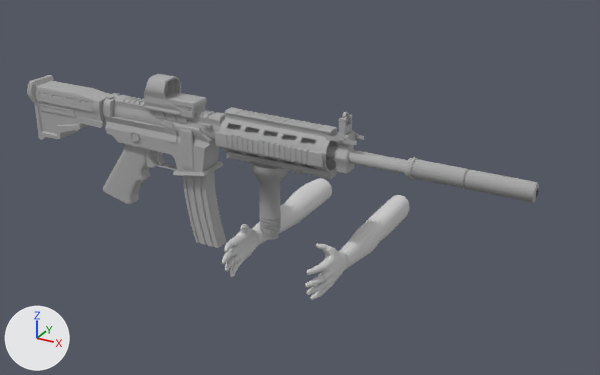
The FBX model Idea 1/FYP_IDEA1/Assets/Models/PlayerRifle.fbx: old version first, new version second.
Rendered twice from a camera (50 mm lens) standing at (0.0833, -0.1312, 0.0654) and looking at (0.0061, 0.0092, -0.0048). The axes (+X, +Y, +Z) are drawn at lower left. The lights are the same throughout. Where no turn or scale is listed for an object, it has been applied to the vertices.

Names of what the first picture shows: 'Arm_Mesh', 'Rifle'.
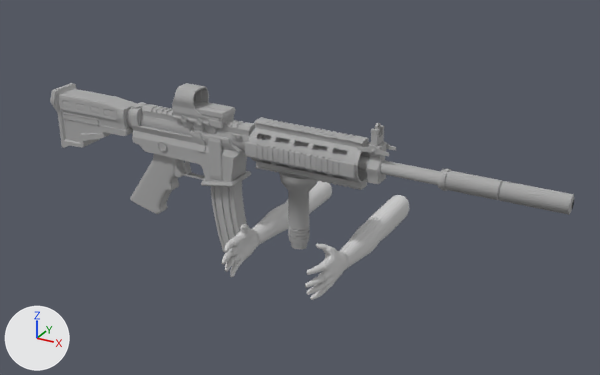
Edits to the bpy script that builds the scene:
```text
Add mat_handrail:
    mat_handrail = principled_material('HandRail')
    mat_handrail.base_color = (0.4, 0.4, 0.4)  # grey #aaaaaa
    mat_handrail.roughness = 0.896
Add mat_trigger:
    mat_trigger = principled_material('Trigger')
    mat_trigger.base_color = (0.4, 0.4, 0.4)  # grey #aaaaaa
    mat_trigger.roughness = 0.896
Add mat_iron_sights:
    mat_iron_sights = principled_material('Iron_Sights')
    mat_iron_sights.base_color = (0.4, 0.4, 0.4)  # grey #aaaaaa
    mat_iron_sights.roughness = 0.896
Add mat_barrel:
    mat_barrel = principled_material('barrel')
    mat_barrel.base_color = (0.4, 0.4, 0.4)  # grey #aaaaaa
    mat_barrel.roughness = 0.896
Add mat_scope:
    mat_scope = principled_material('Scope')
    mat_scope.base_color = (0.4, 0.4, 0.4)  # grey #aaaaaa
    mat_scope.roughness = 0.896
Add mat_knob:
    mat_knob = principled_material('Knob')
    mat_knob.base_color = (0.4, 0.4, 0.4)  # grey #aaaaaa
    mat_knob.roughness = 0.896
Add mat_grip:
    mat_grip = principled_material('Grip')
    mat_grip.base_color = (0.4, 0.4, 0.4)  # grey #aaaaaa
    mat_grip.roughness = 0.896
Add mat_handle:
    mat_handle = principled_material('Handle')
    mat_handle.base_color = (0.4, 0.4, 0.4)  # grey #aaaaaa
    mat_handle.roughness = 0.896
Add mat_cylinder:
    mat_cylinder = principled_material('Cylinder')
    mat_cylinder.base_color = (0.4, 0.4, 0.4)  # grey #aaaaaa
    mat_cylinder.roughness = 0.896
Add mat_back:
    mat_back = principled_material('Back')
    mat_back.base_color = (0.4, 0.4, 0.4)  # grey #aaaaaa
    mat_back.roughness = 0.896
Add mat_body:
    mat_body = principled_material('Body')
    mat_body.base_color = (0.4, 0.4, 0.4)  # grey #aaaaaa
    mat_body.roughness = 0.896
Add mat_ring:
    mat_ring = principled_material('Ring')
    mat_ring.base_color = (0.4, 0.4, 0.4)  # grey #aaaaaa
    mat_ring.roughness = 0.896
Add me_mesh_004:
    me_mesh_004.from_pydata(...)  # 21777 vertices, 43035 faces; spans x -0.0573..0.0565, y -0.0051..0.0051, z -0.0129..0.0178
    me_mesh_004.materials.append(mat_ring)  # grey #aaaaaa
    me_mesh_004.materials.append(mat_barrel)  # grey #aaaaaa
    me_mesh_004.materials.append(mat_grip)  # grey #aaaaaa
    me_mesh_004.materials.append(mat_handle)  # grey #aaaaaa
    me_mesh_004.materials.append(mat_trigger)  # grey #aaaaaa
    me_mesh_004.materials.append(mat_knob)  # grey #aaaaaa
    me_mesh_004.materials.append(mat_handrail)  # grey #aaaaaa
    me_mesh_004.materials.append(mat_scope)  # grey #aaaaaa
    me_mesh_004.materials.append(mat_back)  # grey #aaaaaa
    me_mesh_004.materials.append(mat_body)  # grey #aaaaaa
    me_mesh_004.materials.append(mat_cylinder)  # grey #aaaaaa
    me_mesh_004.materials.append(mat_iron_sights)  # grey #aaaaaa
Add me_mesh_003:
    me_mesh_003.from_pydata(...)  # 256 vertices, 240 faces; spans x -0.0163..-0.0078, y -0.0016..0.0018, z -0.0178..-0.0007
    me_mesh_003.materials.append(mat_finalgunobj_initialshadinggroup2)  # grey #aaaaaa
Remove ob_rifle:
    ob_rifle = bpy.data.objects.new('Rifle', me_mesh_002)
    ob_rifle.location = (0.0, 0.0, 0.0)
Add ob_polysurface11:
    ob_polysurface11 = bpy.data.objects.new('polySurface11', me_mesh_004)
    ob_polysurface11.location = (0.0057, 0.0018, -0.0017)
Add ob_polysurface14:
    ob_polysurface14 = bpy.data.objects.new('polySurface14', me_mesh_003)
    ob_polysurface14.location = (0.0057, 0.0018, -0.0017)
```

Pixel boxes (x1, y1, x2, y2) of what changed, in the pictures (600 x 375 px):
'Rifle', deleted: before (27, 74, 539, 248)
    faces in mat_finalgunobj_initialshadinggroup2 (grey #aaaaaa): (27, 75, 539, 248)
    faces in mat_lambert2 (grey #aaaaaa): (144, 74, 338, 179)
'polySurface11', added: after (50, 83, 574, 249)
    faces in mat_handrail (grey #aaaaaa): (245, 117, 369, 190)
    faces in mat_body (grey #aaaaaa): (130, 104, 255, 187)
    faces in mat_barrel (grey #aaaaaa): (358, 156, 574, 215)
    faces in mat_back (grey #aaaaaa): (50, 83, 137, 148)
    faces in mat_scope (grey #aaaaaa): (172, 83, 235, 128)
'polySurface14', added: after (211, 181, 254, 253)
